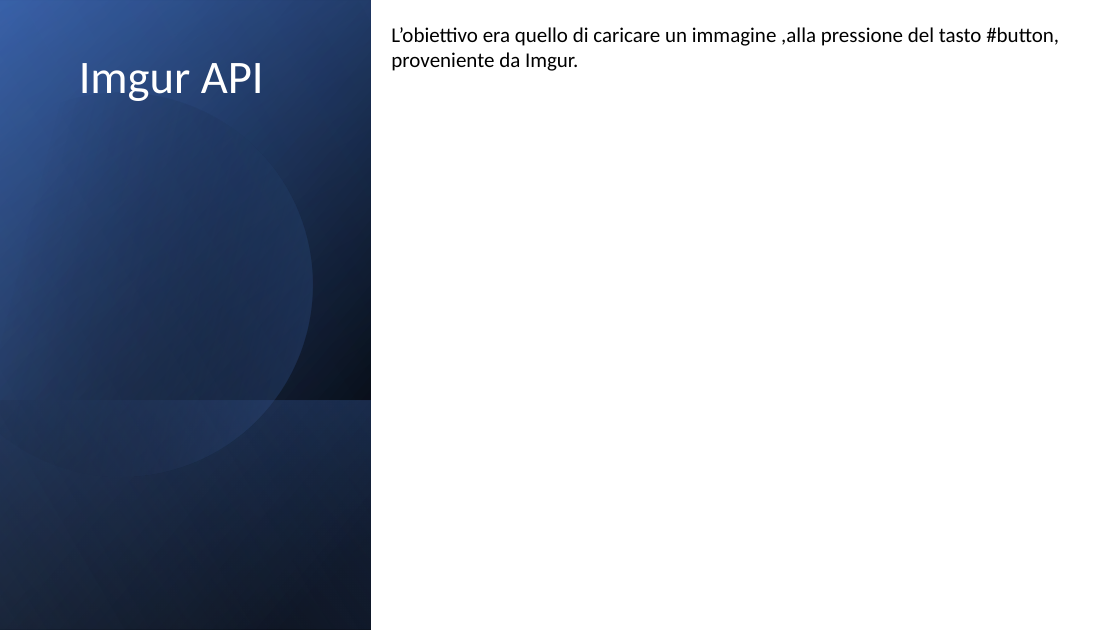
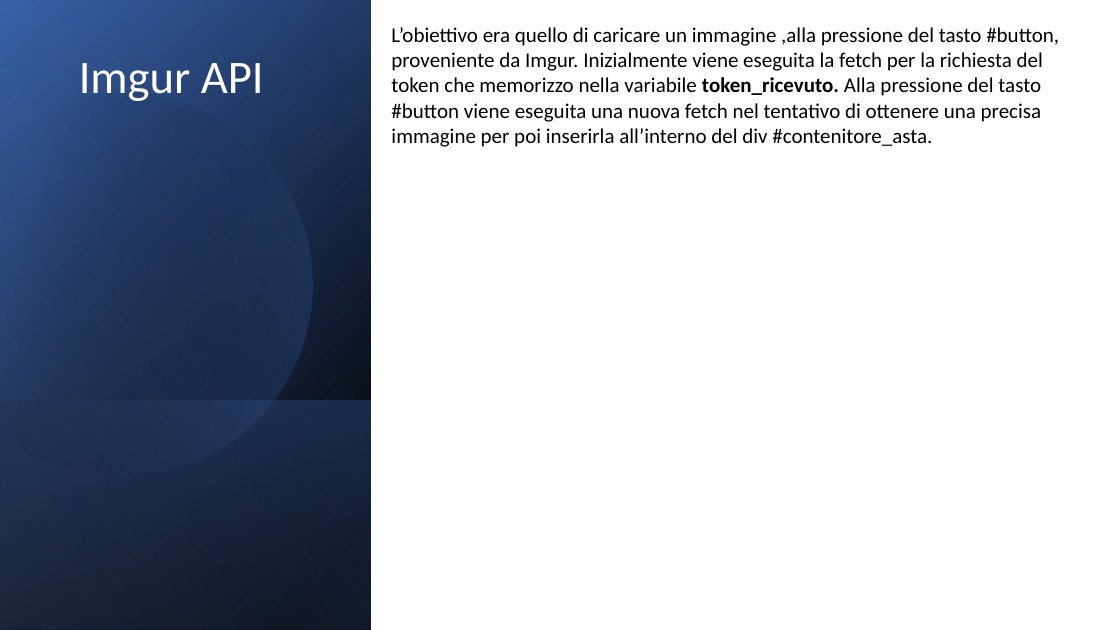
Before and after one commit to Luigi-Marchese/mhw3, a slide deck: slide 5 of mhw3.pptx. Drawn at 1120x630 pixels with LibreOffice and Linux fonts; fonts in the diff are those of the drawing. Boxes give left, top, right and bottom in pixels: in the first picture for what was removed or moved away, otherwise in the second. Text is boxed around its words. In the diff, an @@ line names an element or a change of style, - is before the commit and + after.

```diff
--- a/mhw3.pptx
+++ b/mhw3.pptx
@@ text at [391, 27, 1059, 147]: text changed @@
-L’obiettivo era quello di caricare un immagine ,alla pressione del tasto #button, proveniente da Imgur.
+L’obiettivo era quello di caricare un immagine ,alla pressione del tasto #button, proveniente da Imgur. Inizialmente viene eseguita la fetch per la richiesta del token che memorizzo nella variabile token_ricevuto. Alla pressione del tasto #button viene eseguita una nuova fetch nel tentativo di ottenere una precisa immagine per poi inserirla all’interno del div #contenitore_asta.
```
Also in this commit, not shown: 1 other slide changed.
